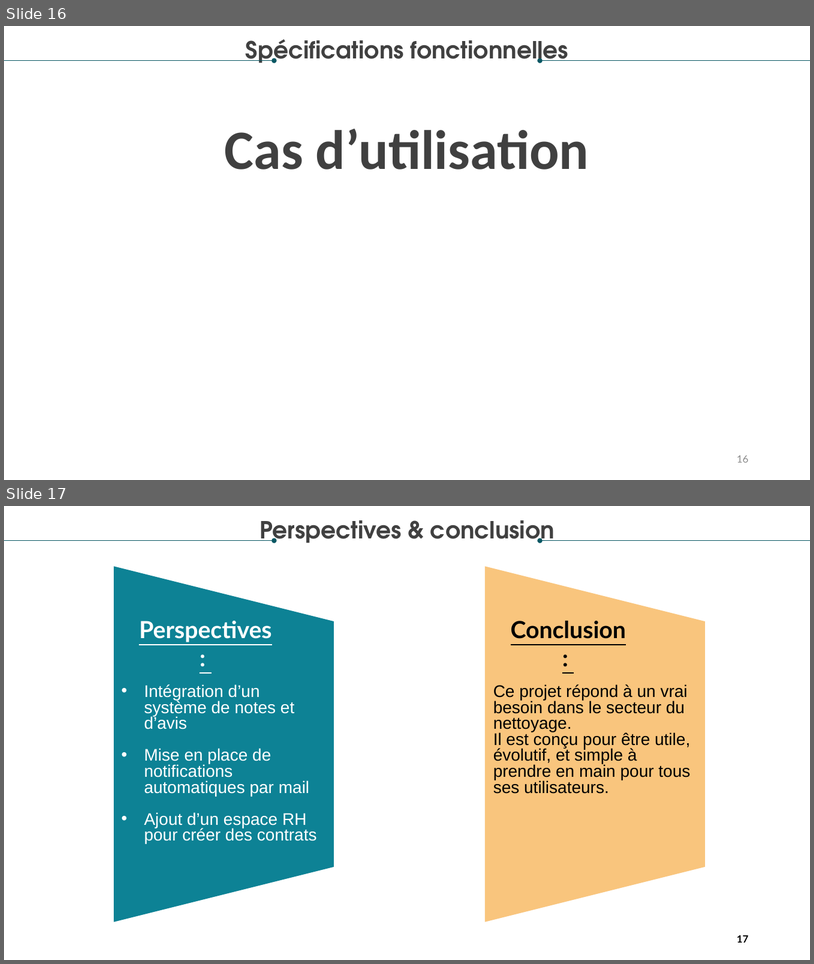
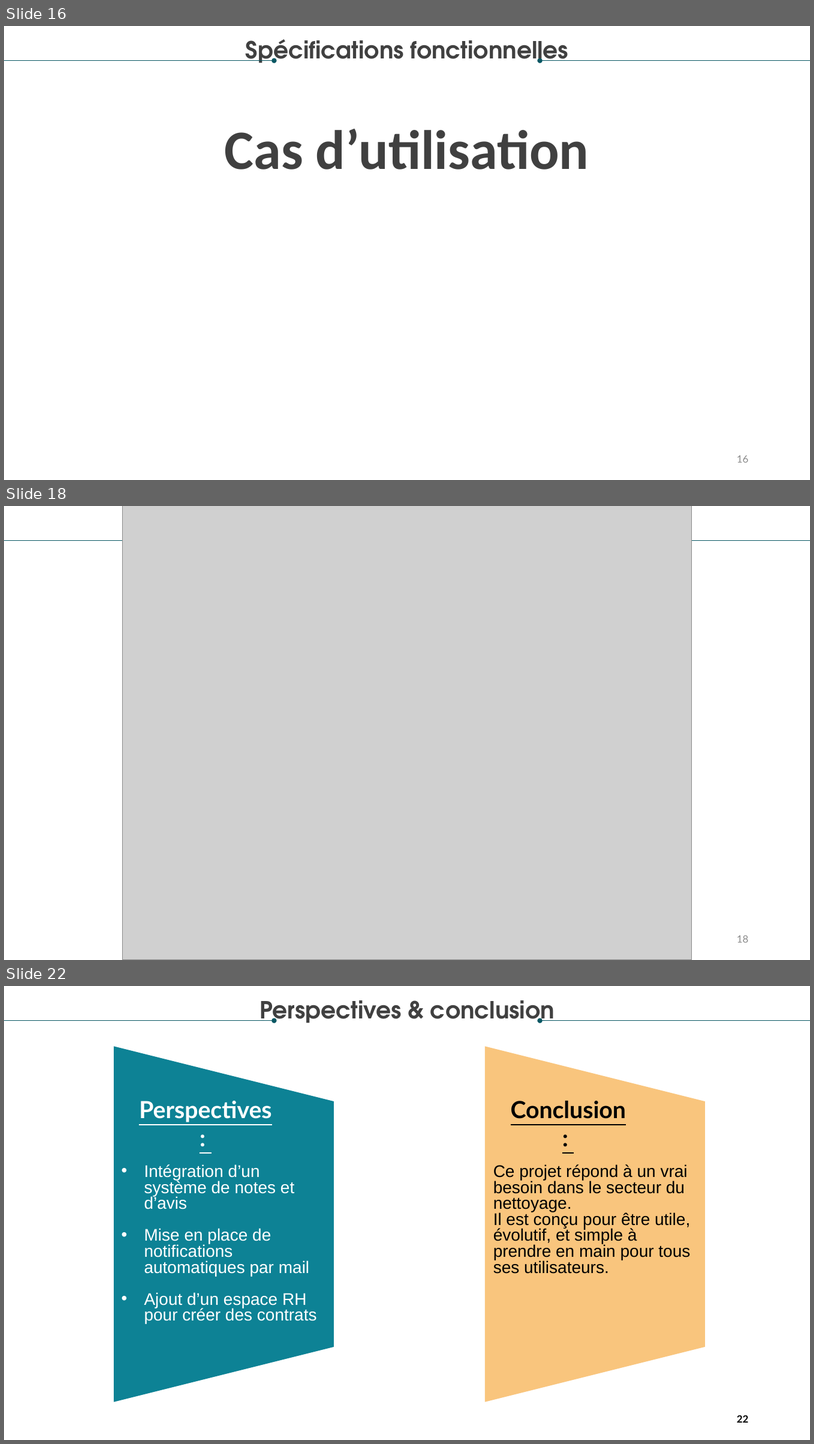
Before and after one commit to El-pollo-loco-adrar/cours_CDA, a slide deck: FIL_ROUGE/power point/fil rouge.pptx. Shown one above the other, each under a label of ours: slides 16 and 17 before the commit, slides 16, 18 and 22 after it; the slides between them are not shown. The pictures are 814x964 and 814x1444 pixels, drawn with LibreOffice and Linux fonts; fonts in the diff are those of the drawing; grey boxes stand for pictures; background and template pictures are left out. Boxes give left, top, right and bottom in pixels: in the first picture for what was removed or moved away, otherwise in the second. Text is boxed around its words. In the diff, an @@ line names an element or a change of style, - is before the commit and + after.

```diff
--- a/FIL_ROUGE/power point/fil rouge.pptx
+++ b/FIL_ROUGE/power point/fil rouge.pptx
@@ slide 18 added at (x1=4, y1=506, x2=810, y2=960), background #FFFFFF @@
@@ picture added at (x1=123, y1=506, x2=692, y2=960) @@
@@ arrow added from (4, 540) to (275, 540), #085764 0.5 pt @@
@@ arrow added from (810, 540) to (540, 540), #085764 0.5 pt @@
@@ page number added at (x1=737, y1=935, x2=749, y2=942), 12 pt, text #8C8C8C @@
+18
@@ what was slide 17 is now slide 22 @@
@@ page number at (x1=737, y1=1414, x2=749, y2=1422): text changed @@
-17
+22
```
Also in this commit, not shown: 2 slides changed, 4 other slides added, 2 slides removed, 10 other files.
